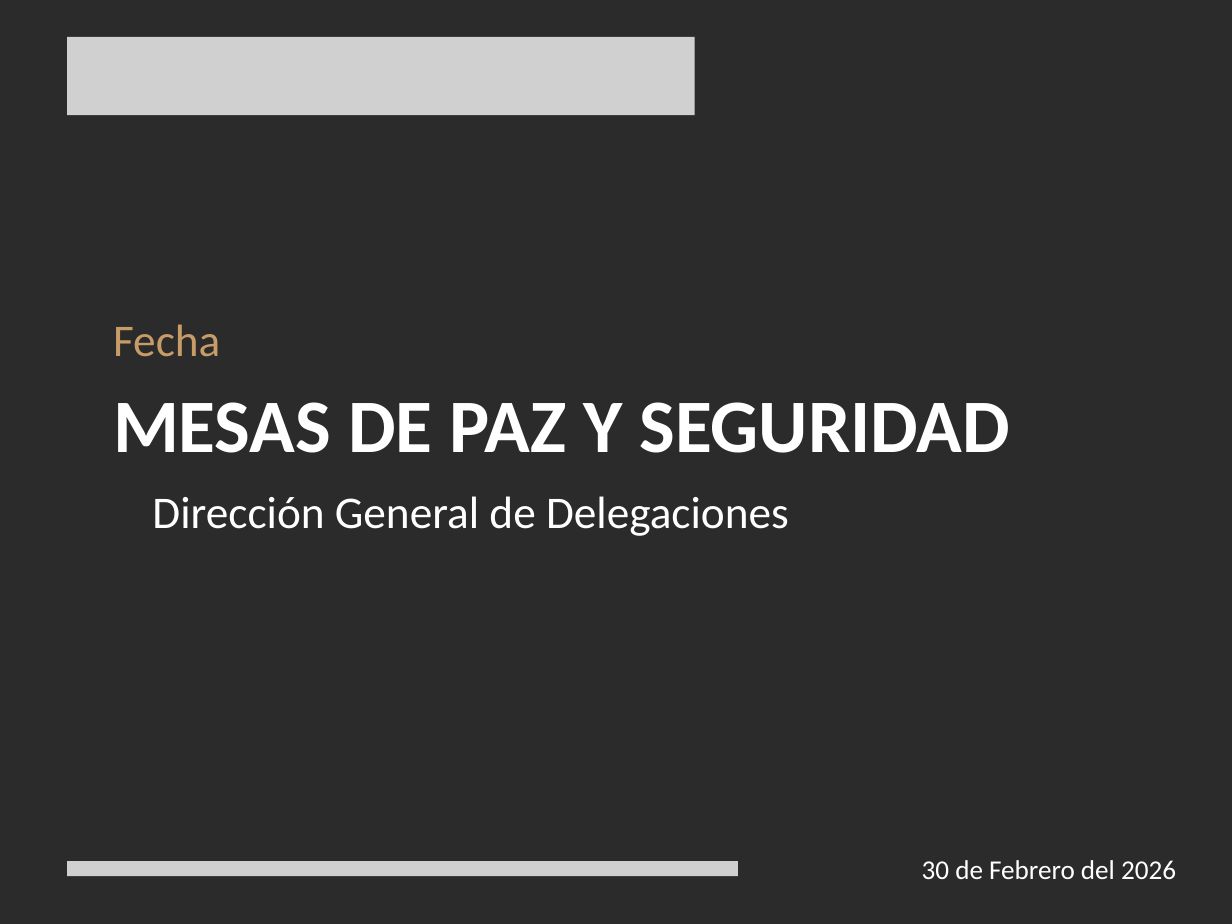
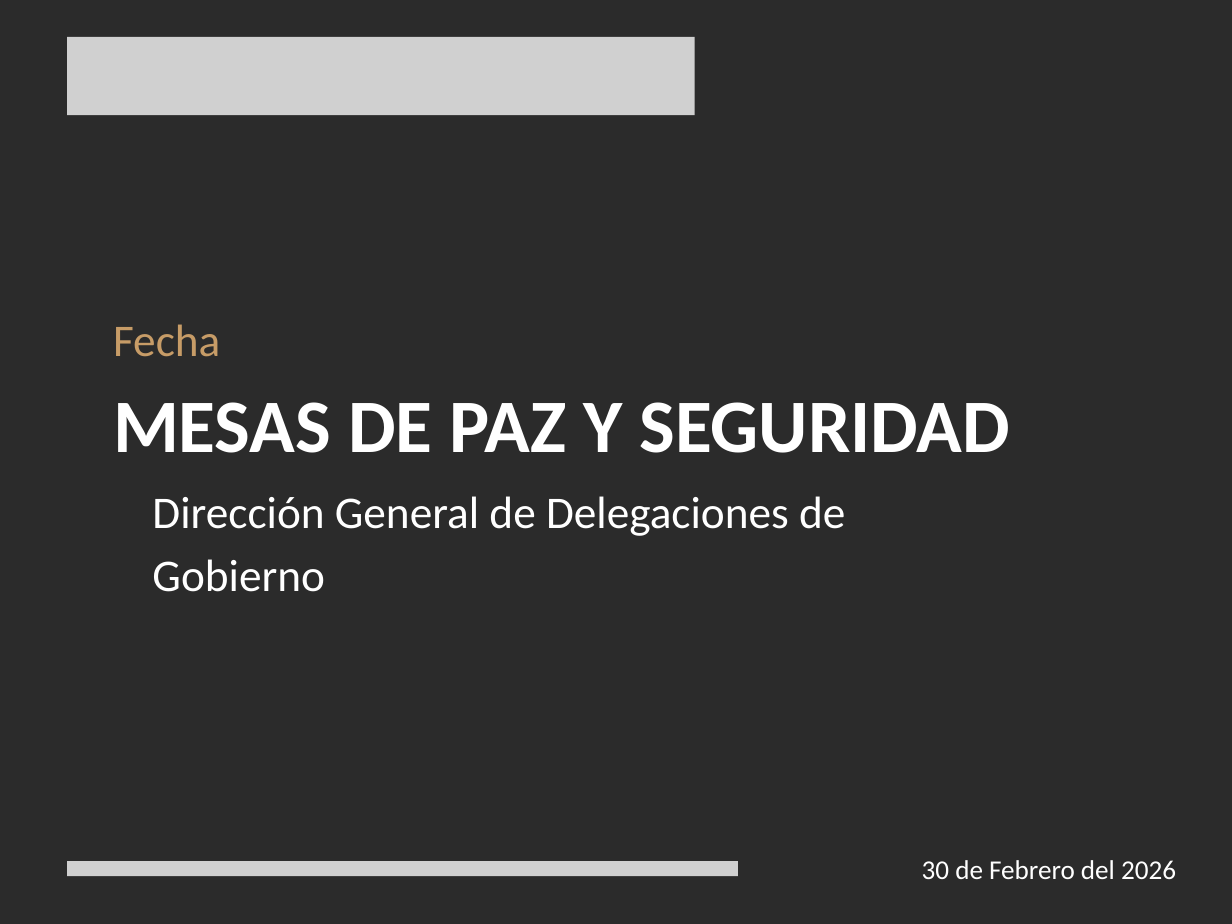
Before and after one commit to KevinRolcer/dgdg, a slide deck: slide 1 of storage/templates/Dgdg Mesas de paz.pptx. Drawn at 1232x924 pixels with LibreOffice and Linux fonts; fonts in the diff are those of the drawing; grey boxes stand for pictures; background and template pictures are left out; a plain dark background stands for a picture behind light text. Boxes give left, top, right and bottom in pixels: in the first picture for what was removed or moved away, otherwise in the second. Text is boxed around its words. In the diff, an @@ line names an element or a change of style, - is before the commit and + after.

```diff
--- a/storage/templates/Dgdg Mesas de paz.pptx
+++ b/storage/templates/Dgdg Mesas de paz.pptx
@@ text at [152, 496, 845, 592]: text changed @@
-Dirección General de Delegaciones
+Dirección General de Delegaciones de Gobierno
```
Also in this commit, not shown: 1 other slide changed, 33 slides added, 3 slides removed, 13 other files.
